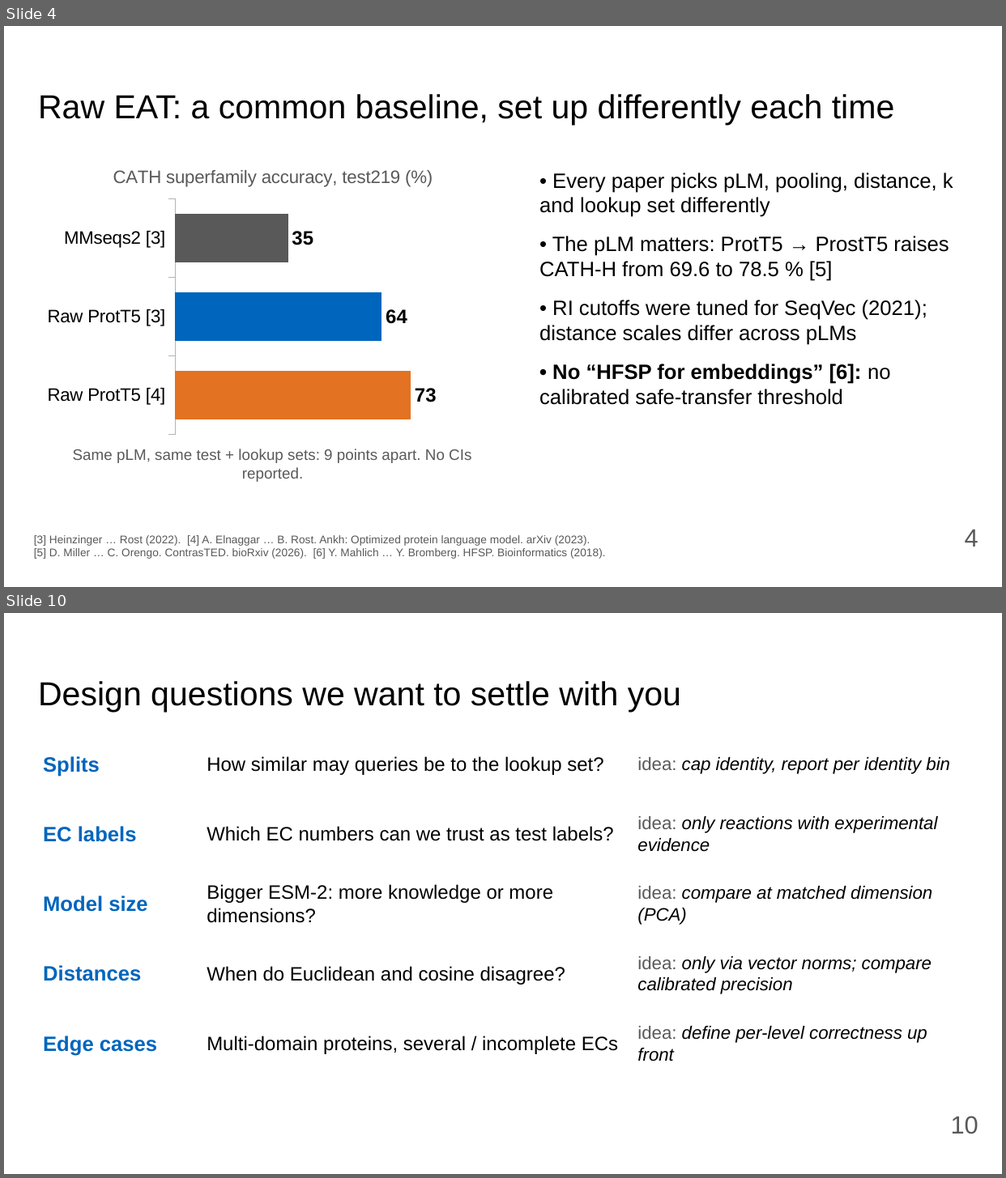
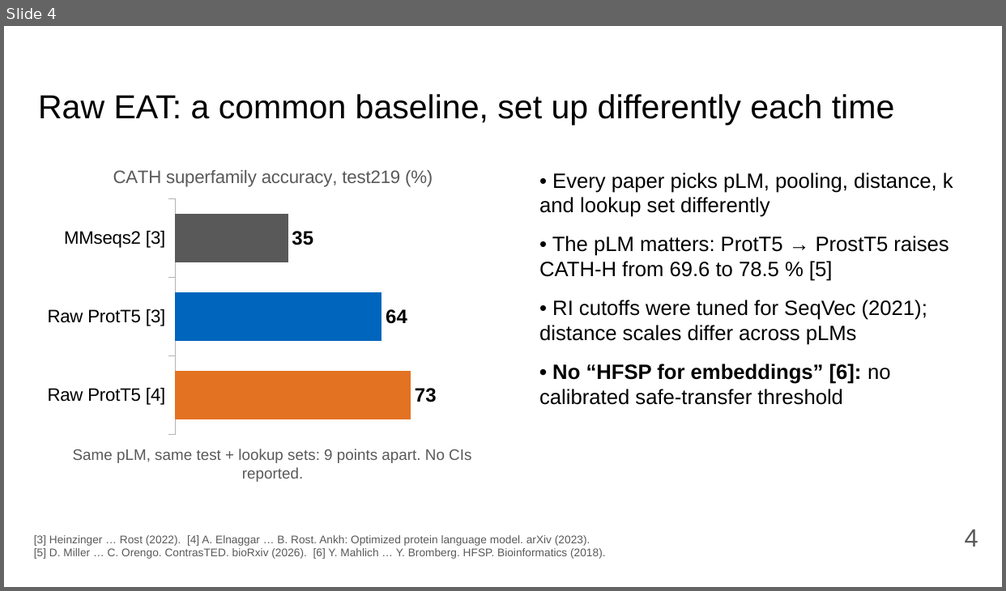
Before and after one commit to Pollysoma/protein-prediction-project-2, a slide deck: presentation/2026-11-02_pitch.pptx. Shown one above the other, each under a label of ours: slides 4 and 10 before the commit, slide 4 after it; the slides between them are not shown. The pictures are 1006x1178 and 1006x591 pixels, drawn with LibreOffice and Linux fonts; fonts in the diff are those of the drawing. Boxes give left, top, right and bottom in pixels: in the first picture for what was removed or moved away, otherwise in the second. Text is boxed around its words. In the diff, an @@ line names an element or a change of style, - is before the commit and + after.

```diff
--- a/presentation/2026-11-02_pitch.pptx
+++ b/presentation/2026-11-02_pitch.pptx
@@ slide 10 removed at [4, 613, 1002, 1174], background #FFFFFF @@
@@ title removed at [38, 681, 681, 713] @@
-Design questions we want to settle with you
@@ text removed at [43, 756, 100, 777] @@
-Splits
@@ text removed at [206, 756, 603, 775] @@
-How similar may queries be to the lookup set?
@@ text removed at [637, 757, 950, 774] @@
-idea: cap identity, report per identity bin
@@ text removed at [43, 826, 137, 842] @@
-EC labels
@@ text removed at [206, 826, 614, 841] @@
-Which EC numbers can we trust as test labels?
@@ text removed at [637, 816, 937, 852] @@
-idea: only reactions with experimental evidence
@@ text removed at [43, 896, 147, 912] @@
-Model size
@@ text removed at [206, 884, 553, 923] @@
-Bigger ESM-2: more knowledge or more dimensions?
@@ text removed at [637, 886, 932, 925] @@
-idea: compare at matched dimension (PCA)
@@ text removed at [43, 965, 141, 982] @@
-Distances
@@ text removed at [206, 966, 565, 985] @@
-When do Euclidean and cosine disagree?
@@ text removed at [637, 956, 931, 995] @@
-idea: only via vector norms; compare calibrated precision
@@ text removed at [43, 1036, 157, 1056] @@
-Edge cases
@@ text removed at [206, 1036, 618, 1054] @@
-Multi-domain proteins, several / incomplete ECs
@@ text removed at [637, 1026, 927, 1062] @@
-idea: define per-level correctness up front
@@ page number removed at [951, 1116, 978, 1135] @@
-10
```
Also in this commit, not shown: 1 slide changed, 5 slides added, 6 other slides removed, 1 other file.
